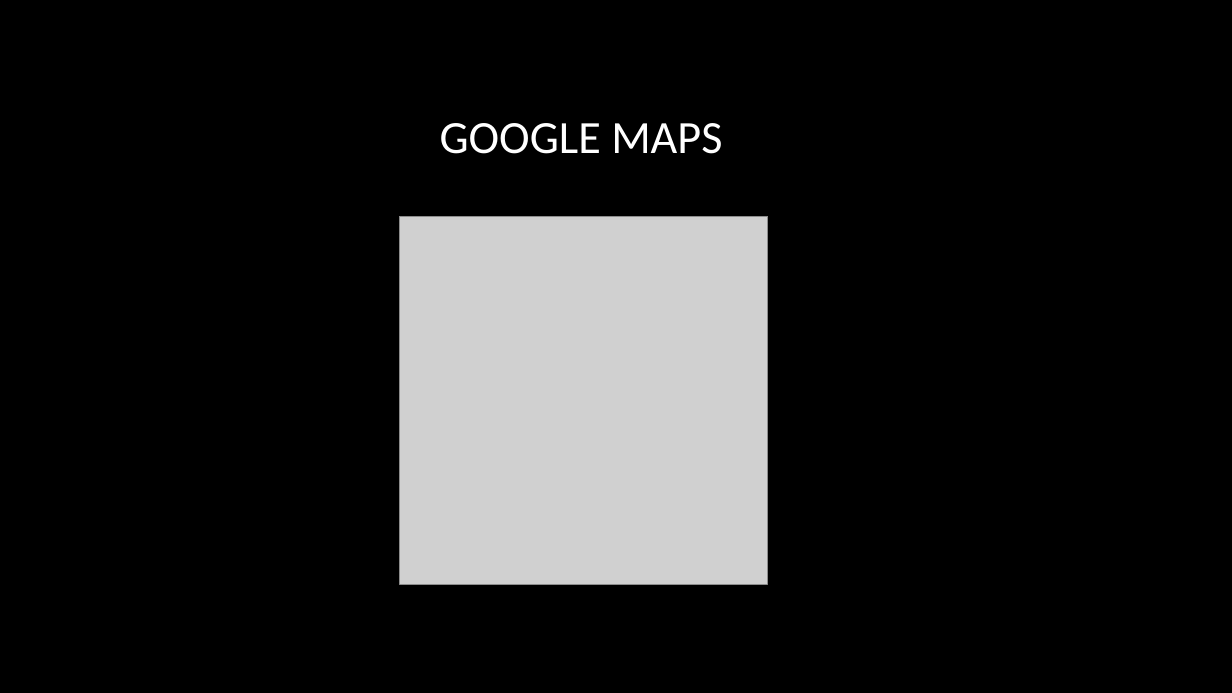
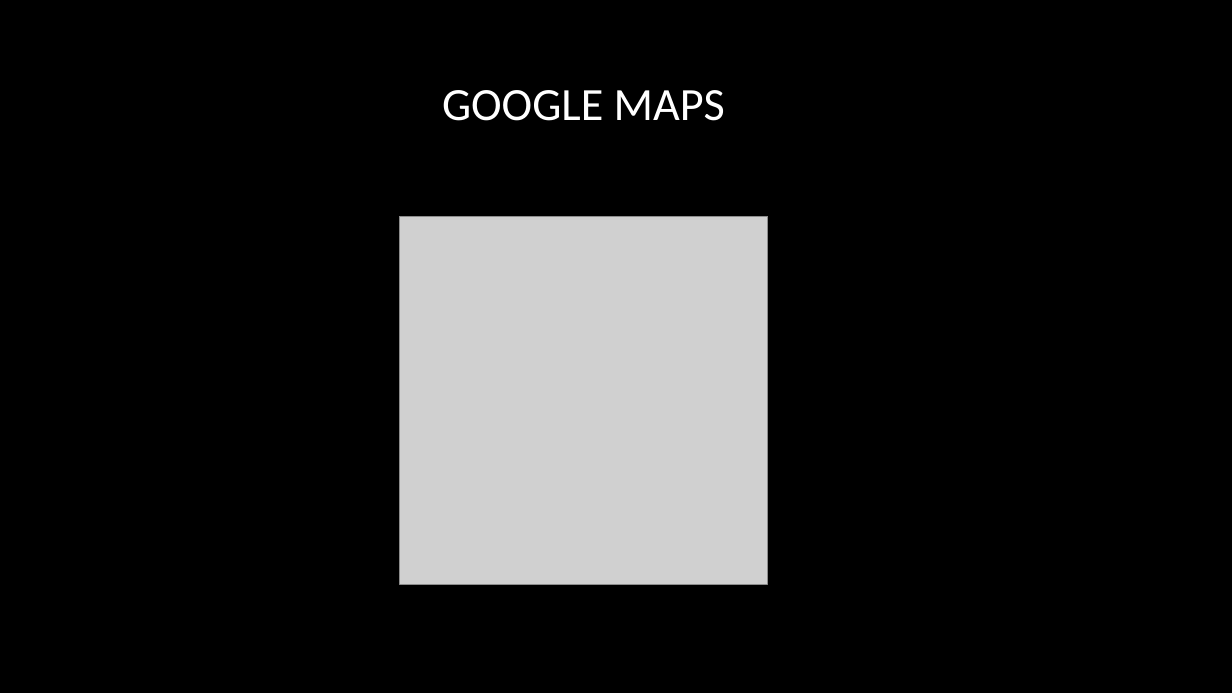
Before and after one commit to regfarad/mapsLibrary, a slide deck: slide 4 of PWP Presentation 1/Présentation_modifier.pptx. Drawn at 1232x693 pixels with LibreOffice and Linux fonts; fonts in the diff are those of the drawing; grey boxes stand for pictures; background and template pictures are left out. Boxes give left, top, right and bottom in pixels: in the first picture for what was removed or moved away, otherwise in the second. Text is boxed around its words. In the diff, an @@ line names an element or a change of style, - is before the commit and + after.

```diff
--- a/PWP Presentation 1/Présentation_modifier.pptx
+++ b/PWP Presentation 1/Présentation_modifier.pptx
@@ title "GOOGLE MAPS": place and size @@
-title "GOOGLE MAPS" at [440, 123, 722, 154]
+title "GOOGLE MAPS" at [442, 90, 725, 121]
```
Also in this commit, not shown: 6 other slides changed, 2 other files.
